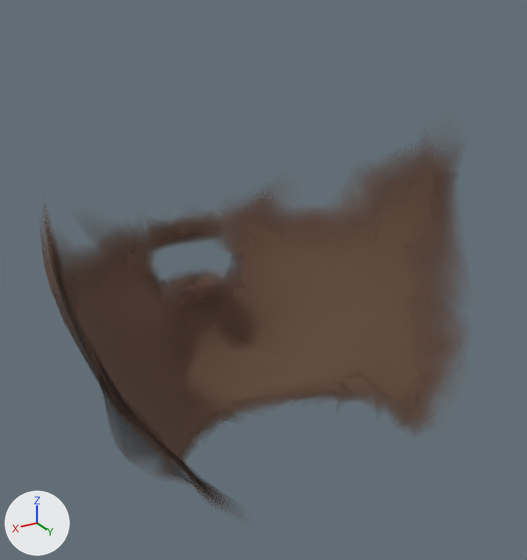
One commit to the glTF model artifacts/mobile/assets/avatar/beard_stubble.glb: the scene before it, then after it.
Camera for both pictures: a camera (50 mm lens) standing at (0.164, 0.242, 1.716) and looking at (-0.002, -0.035, 1.578). Arrows for +X, +Y and +Z are at lower left; the lights stay in place. The first picture is the older version.

The first picture shows 'Beard_heart', 'Beard_oval', 'Beard_round', 'Beard_square'.
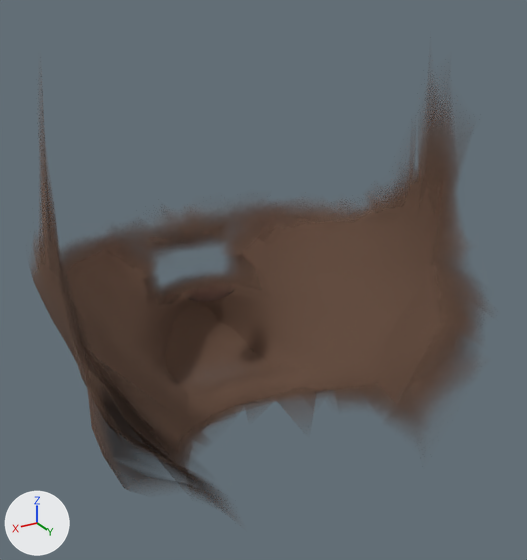
Pixel boxes (x1, y1, x2, y2) of what changed, in the pictures (527 x 560 px):
'Beard_heart', reshaped, moved, rescaled
    before: (55, 159, 446, 484)
    after: (40, 134, 459, 459)
'Beard_oval', reshaped, moved, rescaled
    before: (47, 167, 450, 491)
    after: (43, 136, 460, 489)
'Beard_round', reshaped, moved, rescaled (9% wider)
    before: (42, 156, 440, 502)
    after: (31, 129, 463, 495)
'Beard_square', reshaped, moved, rescaled
    before: (47, 175, 461, 494)
    after: (38, 122, 473, 487)

The change in detail:
me_mesh_0 is used by ob_beard_oval; parent ob_head; location (0.0000536, -0.0485, 0.0292); scale (0.102, 0.102, 0.102).
me_mesh_0 had 348 vertices, 576 faces and spanned x -0.99..0.99, y -0.81..0.78, z -0.78..0.71.
me_mesh_0 now has 481 vertices, 845 faces and spans x -0.91..0.91, y -0.84..0.82, z -0.83..1.0.
me_mesh_0 part 1: the loose piece of 303 vertices spanning x -0.99..0.99, y -0.81..0.78, z -0.78..0.71 is rebuilt with 439 vertices and now spans x -0.91..0.91, y -0.84..0.82, z -0.83..1.0.
Other edits to the shape of me_mesh_0 do not show in these pictures.
me_mesh_1 is used by ob_beard_round; parent ob_head; location (0.0000536, -0.0485, 0.0292); scale (0.102, 0.102, 0.102).
me_mesh_1 had 352 vertices, 587 faces and spanned x -1.0..1.0, y -0.87..0.82, z -0.7..0.91.
me_mesh_1 now has 474 vertices, 833 faces and spans x -0.93..0.93, y -0.82..0.78, z -1.0..1.0.
me_mesh_1 part 2: the loose piece of 307 vertices spanning x -1.0..1.0, y -0.87..0.82, z -0.7..0.91 is rebuilt with 430 vertices and now spans x -0.93..0.93, y -0.82..0.78, z -1.0..1.0.
Other edits to the shape of me_mesh_1 do not show in these pictures.
me_mesh_2 is used by ob_beard_square; parent ob_head; location (0.0000536, -0.0485, 0.0292); scale (0.102, 0.102, 0.102).
me_mesh_2 had 367 vertices, 598 faces and spanned x -0.99..0.98, y -0.86..0.82, z -0.71..0.74.
me_mesh_2 now has 500 vertices, 880 faces and spans x -0.9..0.91, y -0.84..0.68, z -0.82..1.0.
me_mesh_2 part 3: the loose piece of 325 vertices spanning x -0.99..0.98, y -0.86..0.82, z -0.71..0.74 is rebuilt with 457 vertices and now spans x -0.9..0.91, y -0.84..0.68, z -0.82..1.0.
Other edits to the shape of me_mesh_2 do not show in these pictures.
me_mesh_3 is used by ob_beard_heart; parent ob_head; location (0.0000536, -0.0485, 0.0292); scale (0.102, 0.102, 0.102).
me_mesh_3 had 344 vertices, 562 faces and spanned x -0.99..0.98, y -0.85..0.87, z -0.91..0.8.
me_mesh_3 now has 481 vertices, 848 faces and spans x -0.92..0.91, y -0.83..0.84, z -0.81..0.86.
me_mesh_3 part 4: the loose piece of 302 vertices spanning x -0.99..0.98, y -0.85..0.87, z -0.91..0.8 is rebuilt with 435 vertices and now spans x -0.92..0.91, y -0.83..0.84, z -0.81..0.86.
Other edits to the shape of me_mesh_3 do not show in these pictures.
Object 'Beard_oval' (ob_beard_oval) moves from (0.0000536, -0.0485, 0.0292) to (-0.0000725, -0.0467, 0.0461).
Object 'Beard_oval' (ob_beard_oval) is rescaled from (0.102, 0.102, 0.102) to (0.11, 0.11, 0.11).
Object 'Beard_round' (ob_beard_round) moves from (0.0000536, -0.0485, 0.0292) to (-0.0000725, -0.0467, 0.0461).
Object 'Beard_round' (ob_beard_round) is rescaled from (0.102, 0.102, 0.102) to (0.11, 0.11, 0.11).
Object 'Beard_square' (ob_beard_square) moves from (0.0000536, -0.0485, 0.0292) to (-0.0000725, -0.0467, 0.0461).
Object 'Beard_square' (ob_beard_square) is rescaled from (0.102, 0.102, 0.102) to (0.11, 0.11, 0.11).
Object 'Beard_heart' (ob_beard_heart) moves from (0.0000536, -0.0485, 0.0292) to (-0.0000725, -0.0467, 0.0461).
Object 'Beard_heart' (ob_beard_heart) is rescaled from (0.102, 0.102, 0.102) to (0.11, 0.11, 0.11).
